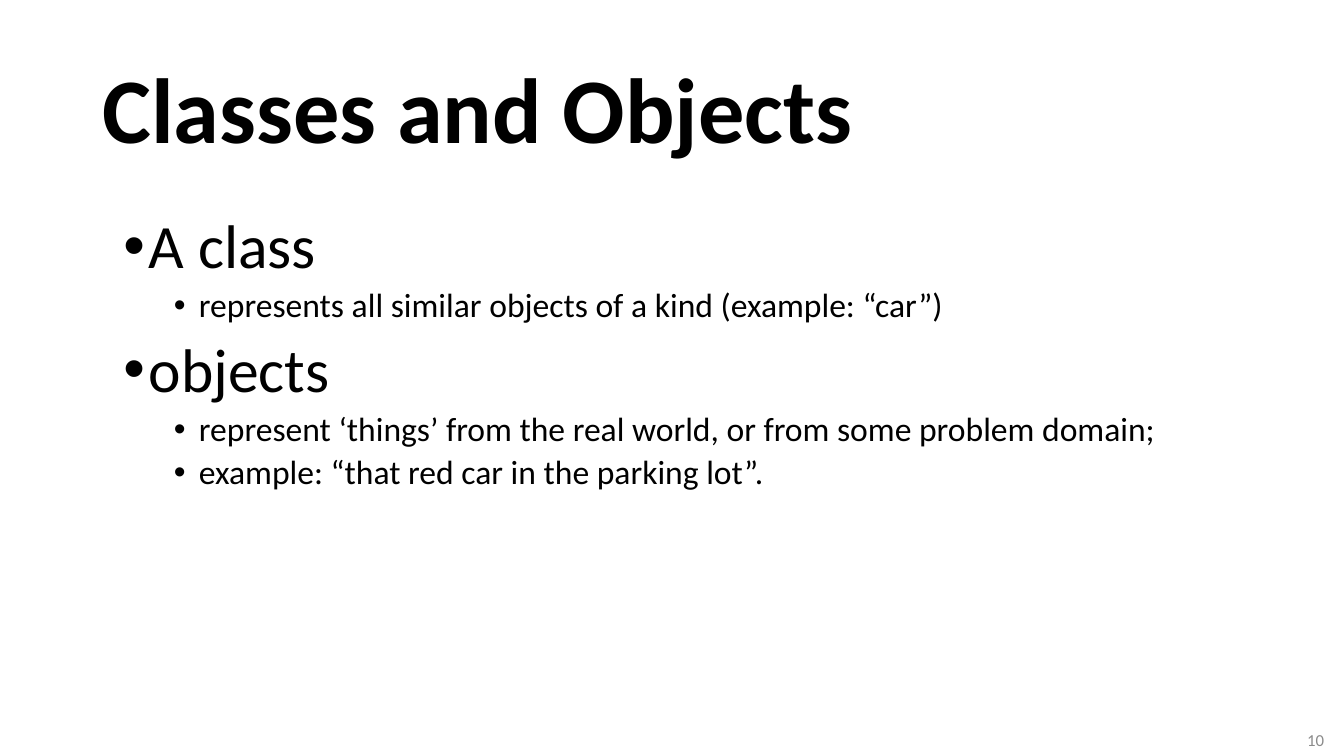
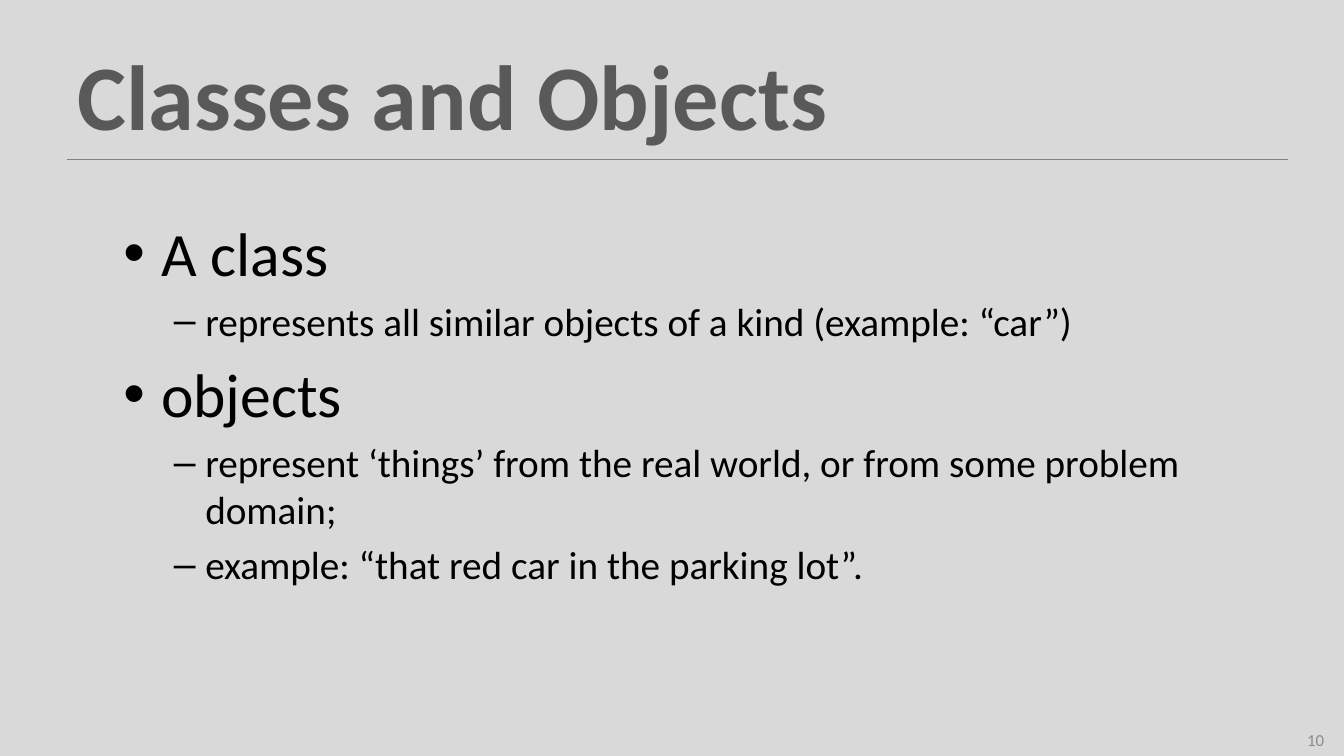
Before and after one commit to Programming-Fundamentals-SETU/prog-fund-1-sept-25, a slide deck: slide 10 of topic01-objects-and-classes/unit-1/talk-2-classes/classes.pptx. Drawn at 1344x756 pixels with LibreOffice and Linux fonts; fonts in the diff are those of the drawing. Boxes give left, top, right and bottom in pixels: in the first picture for what was removed or moved away, otherwise in the second. Text is boxed around its words. In the diff, an @@ line names an element or a change of style, - is before the commit and + after.

```diff
--- a/topic01-objects-and-classes/unit-1/talk-2-classes/classes.pptx
+++ b/topic01-objects-and-classes/unit-1/talk-2-classes/classes.pptx
@@ background #FFFFFF to #D9D9D9 @@
@@ title "Classes and Objects": place and size @@
-title "Classes and Objects" at bbox=[102, 78, 852, 159]
+title "Classes and Objects" at bbox=[77, 65, 826, 146]
@@ title "Classes and Objects" at bbox=[77, 65, 826, 146]: text colour #000000 to #595959; line spacing 0.9 to 1 @@
@@ line added from (68, 159) to (1289, 159), #808080 1 pt @@
@@ text "A class" at bbox=[161, 233, 1180, 586]: size 24 to 28 pt; indent changed; line spacing 0.9 to 1; less space between paragraphs; bullet • to – @@
```
Also in this commit, not shown: 19 other slides changed, 13 other files.
